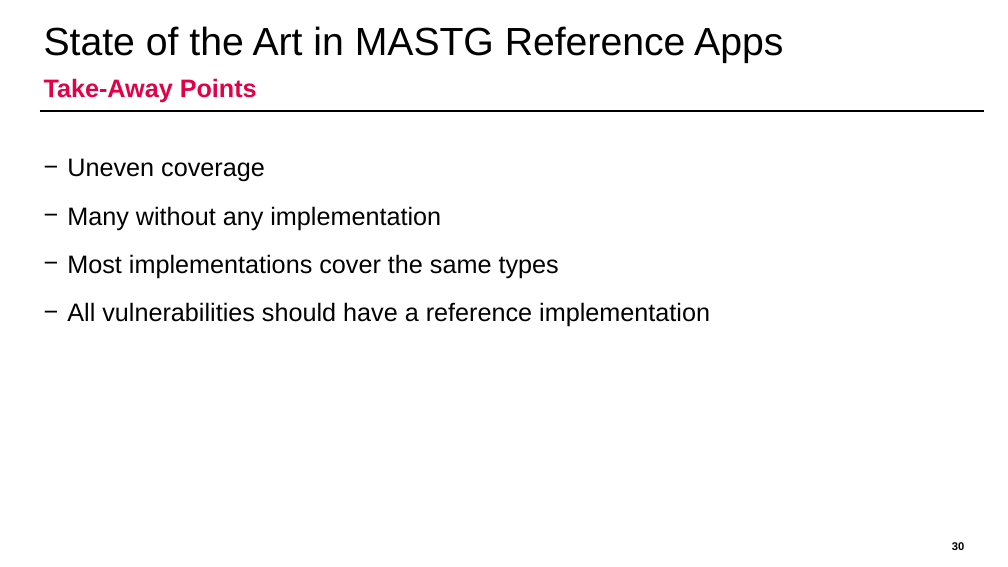
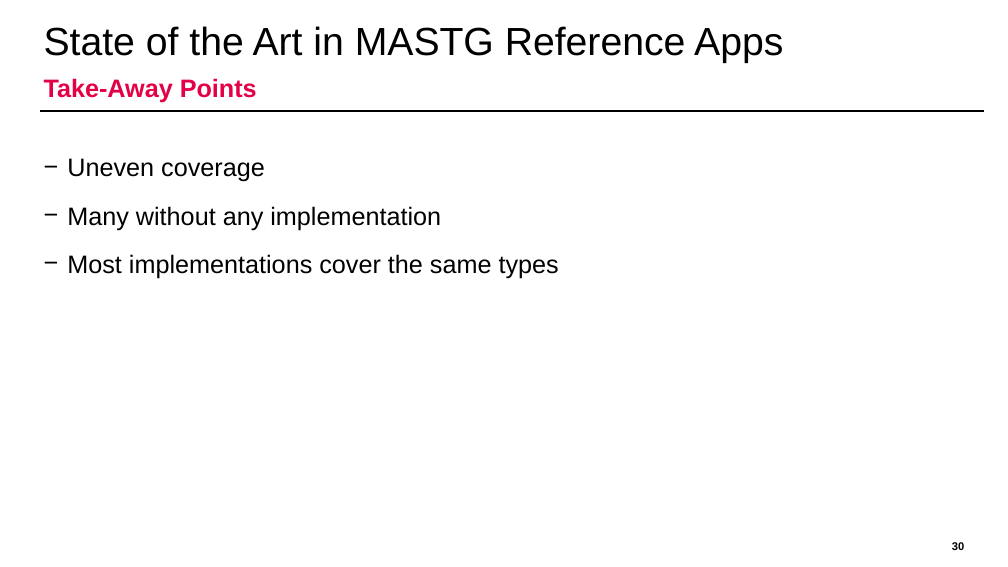
Before and after one commit to domi-cmd/Reference_Application_for_OWASP_MASTG, a slide deck: slide 30 of dev_documents/presentation/ba_thesis_presentation_kronig.pptx. Drawn at 1008x567 pixels with LibreOffice and Linux fonts; fonts in the diff are those of the drawing; background and template pictures are left out. Boxes give left, top, right and bottom in pixels: in the first picture for what was removed or moved away, otherwise in the second. Text is boxed around its words. In the diff, an @@ line names an element or a change of style, - is before the commit and + after.

```diff
--- a/dev_documents/presentation/ba_thesis_presentation_kronig.pptx
+++ b/dev_documents/presentation/ba_thesis_presentation_kronig.pptx
@@ text at bbox=[67, 302, 710, 327]: paragraph removed @@
-− All vulnerabilities should have a reference implementation
```
Also in this commit, not shown: 3 other slides changed, 1 slide added, 1 slide removed, 1 other file.
